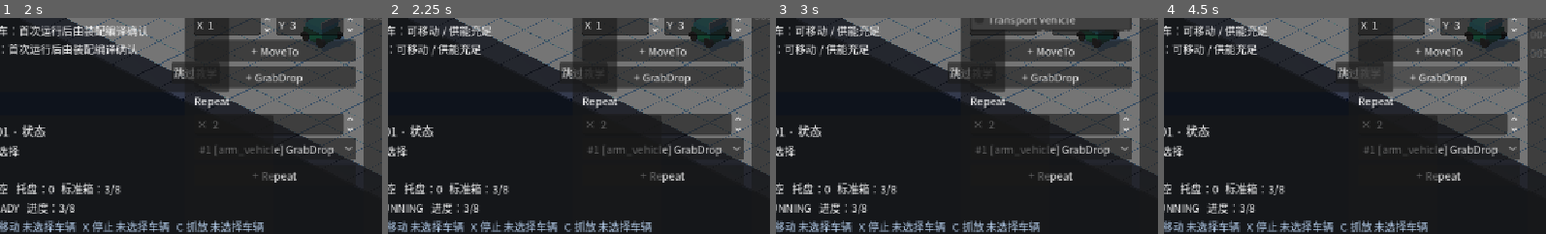
Above: before the commit, frames 1-4 (left to right).
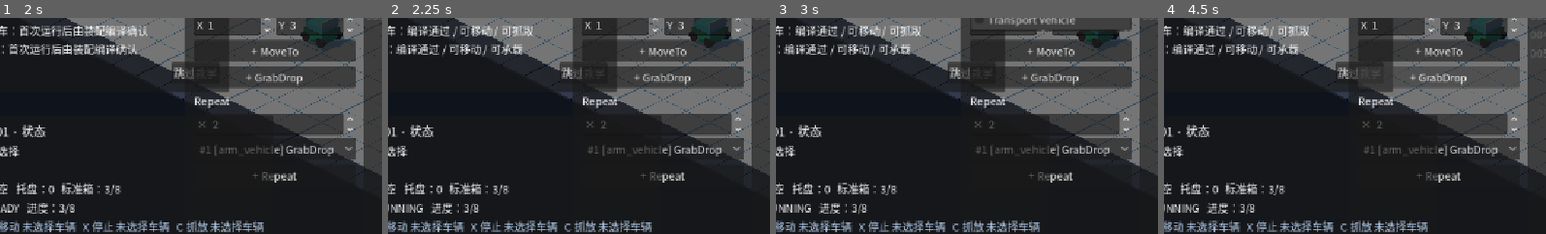
Above: after the commit, the same moments.

Repository: Ri0n72Y/automata
Game: Godot game, scene res://scenes/scene_01/scene_01_basic_packing.tscn
Two runs of this game, one before a commit and one after it. Both use one fixed random seed, a clock stepped at 60 frames per second and the inputs below.
Inputs:
- Up to frame 1 (2 s): click "跳过教学" at 0.5 s; click "Export Blueprint" at 1.25 s
- Up to frame 2 (2.25 s): click "RUN" at 2 s
- Up to frame 3 (3 s): click "Arm Vehicle" at 2.75 s
- Up to frame 4 (4.5 s): click "+ MoveTo" at 3.5 s; click "+ GrabDrop" at 4.25 s
The pictures show only the part of the screen within x 8-58%, y 42-91%; the shares and areas given below are measured in that part.

Frame 1 is identical in both runs. In frame 2, 2.1% of the frame differs, in the area x 2-38%, y 3-18%; in frame 3, 2.1%; in frame 4, 2.1%.

Commit message:
fix(scene-01): tighten tutorial progress semantics

Diff:
--- a/scripts/scene_01/scene_01_tutorial.gd
+++ b/scripts/scene_01/scene_01_tutorial.gd
@@ -1,25 +1,14 @@
 class_name Scene01Tutorial
 extends Node
-
 signal step_changed(previous_step: int, current_step: int)
 signal visibility_changed(is_visible: bool)
 signal presentation_changed()
-
 const ProgramScript := preload("res://scripts/scene_01/scene_01_program.gd")
 const RunnerScript := preload("res://scripts/scene_01/scene_01_program_runner.gd")
 const ObservableScript := preload("res://scripts/scene_01/scene_01_observable_state.gd")
 const CompileGateScript := preload("res://scripts/scene_01/scene_01_assembly_compile_gate.gd")
 const VehicleManagerScript := preload("res://scripts/scene_01/scene_01_vehicle_manager.gd")
-
-enum Step {
-	SELECT_ARM,
-	MANUAL_PICKUP,
-	MANUAL_DROP,
-	PROGRAM_RUN,
-	MULTI_VEHICLE,
-	DONE,
-}
-
+enum Step { SELECT_ARM, MANUAL_PICKUP, MANUAL_DROP, PROGRAM_RUN, MULTI_VEHICLE, DONE }
 var _step := Step.SELECT_ARM
 var _visible := true
 var _manual_pickup_seen := false
@@ -29,106 +18,78 @@
 var _run_seen_arm_move := false
 var _run_seen_arm_grab := false
 var _run_seen_transport_move := false
-
+var _run_box_count_before := 0
+var _run_box_incremented := false
 @onready var _observable: ObservableScript = %Scene01ObservableState
 @onready var _runner: RunnerScript = %Scene01ProgramRunner
 @onready var _compile_gate: CompileGateScript = %Scene01AssemblyCompileGate
 @onready var _selection: Node = %VehicleSelectionController
 @onready var _scene_controller: Node = get_parent().get_parent()
-
-
 func _ready() -> void:
 	_selection.selection_changed.connect(_on_selection_changed)
-	_observable.configured.connect(_on_observable_configured)
 	_observable.arm_has_item_changed.connect(_on_arm_has_item_changed)
 	_observable.standard_box_count_changed.connect(_on_standard_box_count_changed)
 	_runner.execution_started.connect(_on_program_started)
 	_runner.command_started.connect(_on_program_command_started)
 	_runner.execution_completed.connect(_on_program_completed)
-	_runner.execution_failed.connect(_on_program_failed)
+	_runner.execution_failed.connect(_on_program_stopped)
 	_runner.execution_reset.connect(_on_program_reset)
-	_scene_controller.lifecycle_state_changed.connect(_on_lifecycle_state_changed)
 	_scene_controller.lifecycle_reset_completed.connect(_on_lifecycle_reset_completed)
 	call_deferred("_evaluate_progress")
-
-
 func get_step() -> int:
 	return _step
-
-
 func is_visible() -> bool:
 	return _visible
-
-
 func skip_tutorial() -> void:
-	if not _visible:
-		return
-	_visible = false
-	visibility_changed.emit(false)
-
-
+	if _visible:
+		_visible = false
+		visibility_changed.emit(false)
 func reopen_tutorial() -> void:
 	_evaluate_progress()
-	if _visible:
-		presentation_changed.emit()
-		return
-	_visible = true
-	visibility_changed.emit(true)
+	if not _visible:
+		_visible = true
+		visibility_changed.emit(true)
 	presentation_changed.emit()
-
-
 func get_capability_summary() -> String:
 	return "%s\n%s" % [
 		_capability_line(VehicleManagerScript.ARM_VEHICLE_ID, "机械臂小车", true),
 		_capability_line(VehicleManagerScript.TRANSPORT_VEHICLE_ID, "运输平台", false),
 	]
-
-
 func _capability_line(vehicle_id: StringName, label: String, is_arm: bool) -> String:
 	var result = _compile_gate.get_compile_result(vehicle_id)
 	if result == null or not result.is_success():
 		return "%s：首次运行后由装配编译确认" % label
-	var parts := PackedStringArray()
-	if _compile_gate.has_vehicle_capability(vehicle_id, &"can_move"):
+	var parts := PackedStringArray(["编译通过"])
+	if result.has_capability(&"can_move"):
 		parts.append("可移动")
-	parts.append("供能充足")
-	if is_arm and _compile_gate.has_vehicle_capability(vehicle_id, &"can_grab"):
+	if is_arm and result.has_capability(&"grab_drop"):
 		parts.append("可抓取")
-	if not is_arm and (
-		_compile_gate.has_vehicle_capability(vehicle_id, &"can_carry")
-		or _compile_gate.has_vehicle_capability(vehicle_id, &"has_tray")
-	):
+	if not is_arm and _has_interface(result, &"tray"):
 		parts.append("可承载")
 	return "%s：%s" % [label, " / ".join(parts)]
-
-
-func _on_observable_configured() -> void:
-	if _observable.get_arm_has_item() and _runner.get_state() != RunnerScript.STATE_RUNNING:
-		_manual_pickup_seen = true
-	_evaluate_progress()
-	presentation_changed.emit()
-
-
+func _has_interface(result, kind: StringName) -> bool:
+	for interface_value in result.get_interaction_interfaces():
+		if interface_value != null and interface_value.kind == kind:
+			return true
+	return false
 func _on_selection_changed(_vehicle_id: StringName, _has_selection: bool) -> void:
 	_evaluate_progress()
-
-
 func _on_arm_has_item_changed(_previous_value: bool, current_value: bool) -> void:
 	if current_value and _runner.get_state() != RunnerScript.STATE_RUNNING:
 		_manual_pickup_seen = true
 	_evaluate_progress()
-
-
 func _on_standard_box_count_changed(previous_count: int, current_count: int) -> void:
-	if current_count > previous_count and _runner.get_state() != RunnerScript.STATE_RUNNING:
+	if current_count <= previous_count:
+		return
+	if _runner.get_state() == RunnerScript.STATE_RUNNING:
+		_run_box_incremented = current_count > _run_box_count_before
+	else:
 		_manual_drop_seen = true
 	_evaluate_progress()
-
-
 func _on_program_started() -> void:
 	_clear_run_profile()
-
-
+	_run_box_count_before = _observable.get_standard_box_count()
+	presentation_changed.emit()
 func _on_program_command_started(_statement_index: int, command_type: int, vehicle_id: StringName) -> void:
 	if vehicle_id == VehicleManagerScript.ARM_VEHICLE_ID:
 		if command_type == ProgramScript.StatementType.MOVE_TO:
@@ -137,33 +98,17 @@
 			_run_seen_arm_grab = true
 	elif vehicle_id == VehicleManagerScript.TRANSPORT_VEHICLE_ID and command_type == ProgramScript.StatementType.MOVE_TO:
 		_run_seen_transport_move = true
-
-
 func _on_program_completed() -> void:
-	var basic_arm_flow := _run_seen_arm_move and _run_seen_arm_grab
-	_completed_arm_program = _completed_arm_program or basic_arm_flow
-	_completed_multi_vehicle_program = (
-		_completed_multi_vehicle_program
-		or (basic_arm_flow and _run_seen_transport_move)
-	)
+	var arm_delivery := _run_seen_arm_move and _run_seen_arm_grab and _run_box_incremented
+	_completed_arm_program = _completed_arm_program or arm_delivery
+	_completed_multi_vehicle_program = _completed_multi_vehicle_program or (arm_delivery and _run_seen_transport_move)
 	_clear_run_profile()
 	_evaluate_progress()
 	presentation_changed.emit()
-
-
-func _on_program_failed(_statement_index: int, _reason: StringName) -> void:
+func _on_program_stopped(_statement_index: int, _reason: StringName) -> void:
 	_clear_run_profile()
-
-
 func _on_program_reset() -> void:
 	_clear_run_profile()
-
-
-func _on_lifecycle_state_changed(_previous_state: int, _current_state: int) -> void:
-	_evaluate_progress()
-	presentation_changed.emit()
-
-
 func _on_lifecycle_reset_completed() -> void:
 	_manual_pickup_seen = false
 	_manual_drop_seen = false
@@ -172,14 +117,12 @@
 	_clear_run_profile()
 	_set_step(Step.SELECT_ARM)
 	presentation_changed.emit()
-
-
 func _clear_run_profile() -> void:
 	_run_seen_arm_move = false
 	_run_seen_arm_grab = false
 	_run_seen_transport_move = false
-
-
+	_run_box_count_before = 0
+	_run_box_incremented = false
 func _evaluate_progress() -> void:
 	var next_step := _step
 	while true:
@@ -187,34 +130,26 @@
 			Step.SELECT_ARM:
 				if _selection.get_selected_vehicle_id() == VehicleManagerScript.ARM_VEHICLE_ID or _manual_pickup_seen or _manual_drop_seen:
 					next_step = Step.MANUAL_PICKUP
-				else:
-					break
+				else: break
 			Step.MANUAL_PICKUP:
 				if _manual_pickup_seen or _manual_drop_seen:
 					next_step = Step.MANUAL_DROP
-				else:
-					break
+				else: break
 			Step.MANUAL_DROP:
 				if _manual_drop_seen:
 					next_step = Step.PROGRAM_RUN
-				else:
-					break
+				else: break
 			Step.PROGRAM_RUN:
 				if _completed_arm_program:
 					next_step = Step.MULTI_VEHICLE
-				else:
-					break
+				else: break
 			Step.MULTI_VEHICLE:
 				if _completed_multi_vehicle_program:
 					next_step = Step.DONE
-				else:
-					break
-			_:
-				break
+				else: break
+			_: break
 	if next_step != _step:
 		_set_step(next_step)
-
-
 func _set_step(value: int) -> void:
 	if _step == value:
 		return
